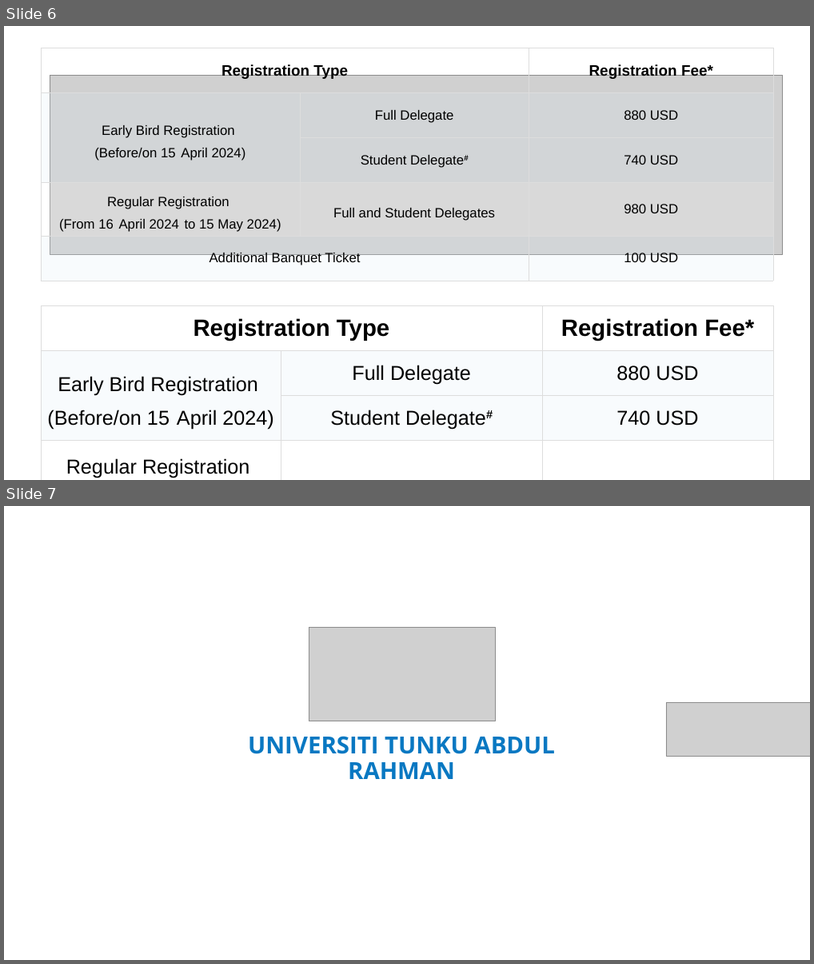
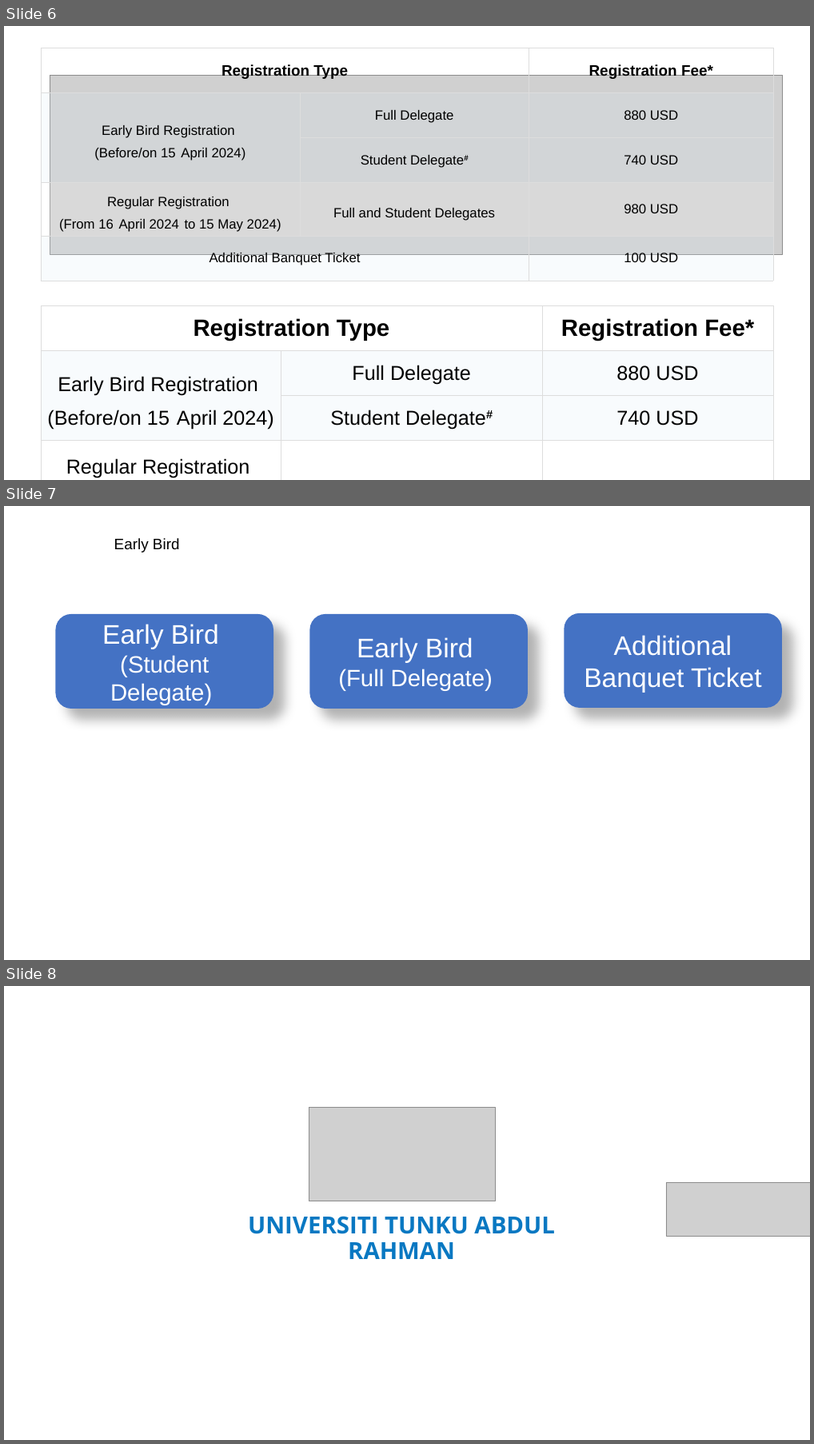
Before and after one commit to zhangxy911/zhangxy911.github.io, a slide deck: assets/figures.pptx. Shown one above the other, each under a label of ours: slides 6 and 7 before the commit, slides 6, 7 and 8 after it. The pictures are 814x964 and 814x1444 pixels, drawn with LibreOffice and Linux fonts; fonts in the diff are those of the drawing; grey boxes stand for pictures. Boxes give left, top, right and bottom in pixels: in the first picture for what was removed or moved away, otherwise in the second. Text is boxed around its words. In the diff, an @@ line names an element or a change of style, - is before the commit and + after.

```diff
--- a/assets/figures.pptx
+++ b/assets/figures.pptx
@@ slide 7 added at (4, 506, 810, 960), background #FFFFFF @@
@@ text added at (114, 538, 180, 552), 18 pt, text #000000 @@
+Early Bird
@@ rounded rectangle added at (55, 614, 274, 708), fill #4472C4, 28 pt, text #FFFFFF @@
+Early Bird
+(Student Delegate)
@@ rounded rectangle added at (310, 614, 529, 708), fill #4472C4, 28 pt, text #FFFFFF @@
+Early Bird
+(Full Delegate)
@@ rounded rectangle added at (564, 613, 782, 708), fill #4472C4, 32 pt, text #FFFFFF @@
+Additional Banquet Ticket
@@ what was slide 7 is now slide 8 @@
```
Also in this commit, not shown: 4 other files.
